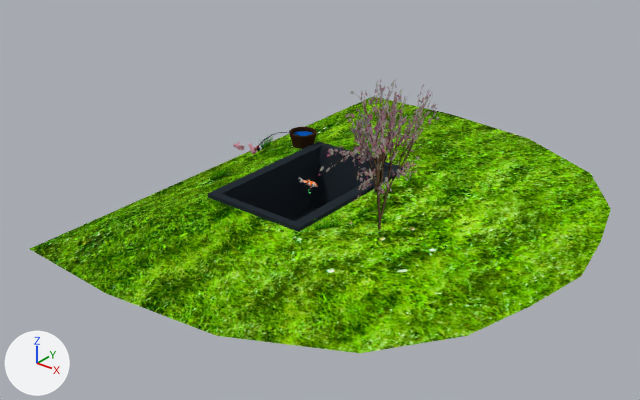
Two versions of the Blender file models/laghetto.blend, one commit apart.
One viewpoint serves both versions: a 50 mm camera at (14.89, -18.13, 10.84) aimed at (1.48, -1.37, 0.45). Lighting does not change. The marker at lower left points along +X, +Y and +Z.

Objects in the first picture: 'CarpaB', 'Sfondo', 'Vasca'.
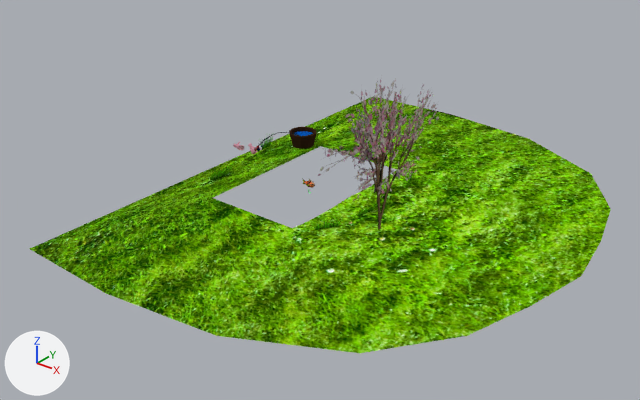
Location of each change, [x1, y1, x2, y2] in pixels of the pictures (640 x 400 px):
'Vasca', hidden: before [208, 141, 405, 232]
'CarpaB', hidden: before [299, 177, 317, 188]
'TrotaA', shown: after [302, 178, 315, 188]

Diff of the bpy script that builds the scene:
```diff
--- a/models/laghetto.blend.py
+++ b/models/laghetto.blend.py
@@ ob_trotaa @@
 ob_trotaa.location = (0.0, 0.0, 0.0)
-ob_trotaa.hide_set(True)
@@ ob_vasca @@
 ob_vasca.visible_shadow = False
+ob_vasca.hide_set(True)
@@ ob_carpab @@
 ob_carpab.location = (0.0, 0.0, 0.0)
+ob_carpab.hide_set(True)
```
